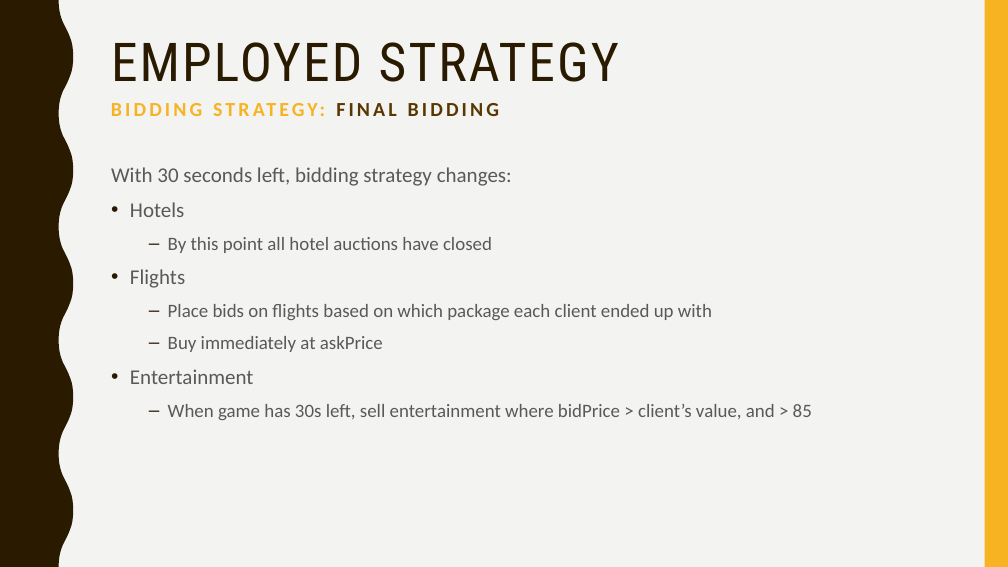
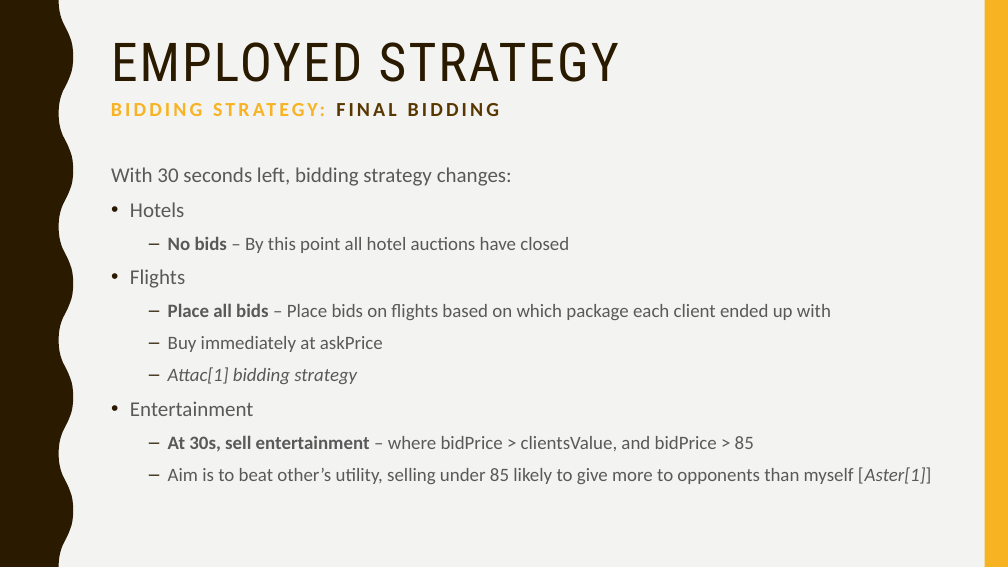
Before and after one commit to Jamiewarb/IntAgents, a slide deck: slide 9 of VivaSlides.pptx. Drawn at 1008x567 pixels with LibreOffice and Linux fonts; fonts in the diff are those of the drawing. Boxes give left, top, right and bottom in pixels: in the first picture for what was removed or moved away, otherwise in the second. Text is boxed around its words. In the diff, an @@ line names an element or a change of style, - is before the commit and + after.

```diff
--- a/VivaSlides.pptx
+++ b/VivaSlides.pptx
@@ text at (168, 236, 569, 253): text changed @@
-  – By this point all hotel auctions have closed
+  – No bids – By this point all hotel auctions have closed
@@ text at (168, 303, 831, 320): text changed @@
-  – Place bids on flights based on which package each client ended up with
+  – Place all bids – Place bids on flights based on which package each client ended up with
@@ text at (168, 367, 357, 384): paragraph added @@
+  – Attac[1] bidding strategy
@@ text at (168, 435, 931, 484): text changed @@
-  – When game has 30s left, sell entertainment where bidPrice > client’s value, and > 85
+  – At 30s, sell entertainment – where bidPrice > clientsValue, and bidPrice > 85
+  – Aim is to beat other’s utility, selling under 85 likely to give more to opponents than myself [Aster[1]]
```
Also in this commit, not shown: 4 other slides changed, 6 slides added.
